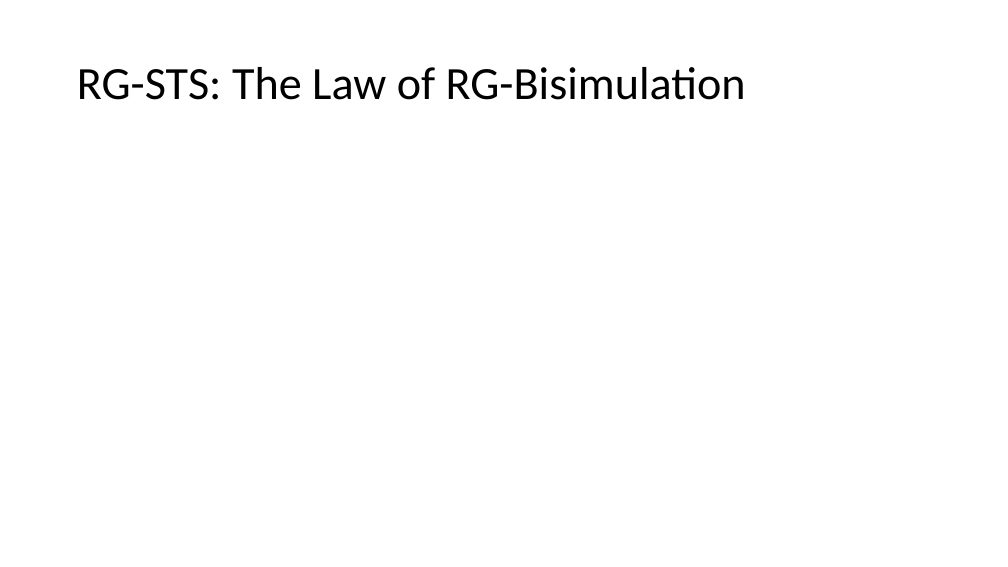
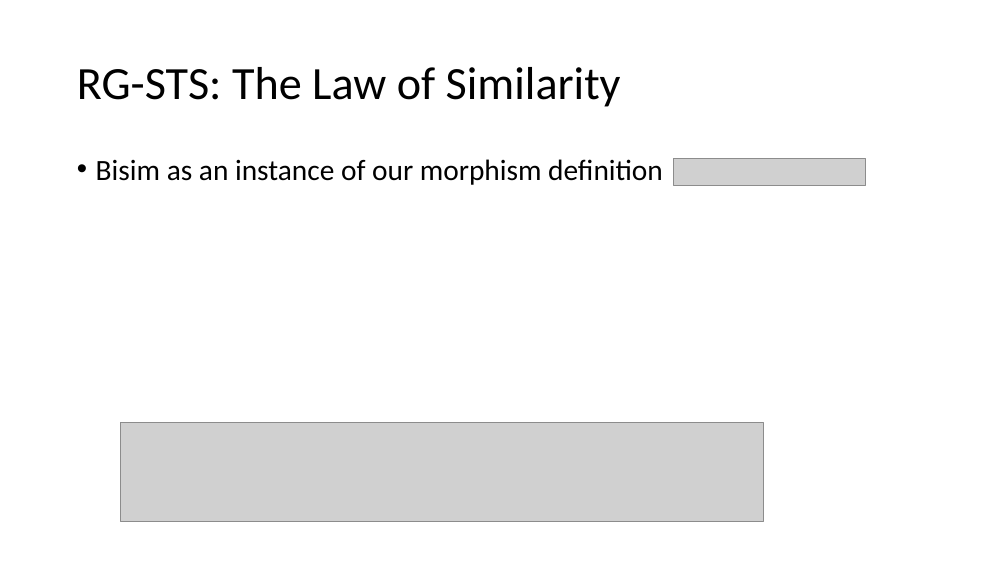
Before and after one commit to Contingent-Systems/modal_abstractions_presentations, a slide deck: slide 38 of thesis_proposal/proposal.pptx. Drawn at 1008x567 pixels with LibreOffice and Linux fonts; fonts in the diff are those of the drawing; grey boxes stand for pictures. Boxes give left, top, right and bottom in pixels: in the first picture for what was removed or moved away, otherwise in the second. Text is boxed around its words. In the diff, an @@ line names an element or a change of style, - is before the commit and + after.

```diff
--- a/thesis_proposal/proposal.pptx
+++ b/thesis_proposal/proposal.pptx
@@ title at <box>77,67,621,107</box>: text changed @@
-RG-STS: The Law of RG-Bisimulation
+RG-STS: The Law of Similarity
@@ text added at <box>96,159,663,185</box>, 28 pt, text #000000 @@
+• Bisim as an instance of our morphism definition
@@ picture added at <box>674,158,865,185</box> @@
@@ picture added at <box>121,423,764,522</box> @@
```
Also in this commit, not shown: 6 other slides changed.
